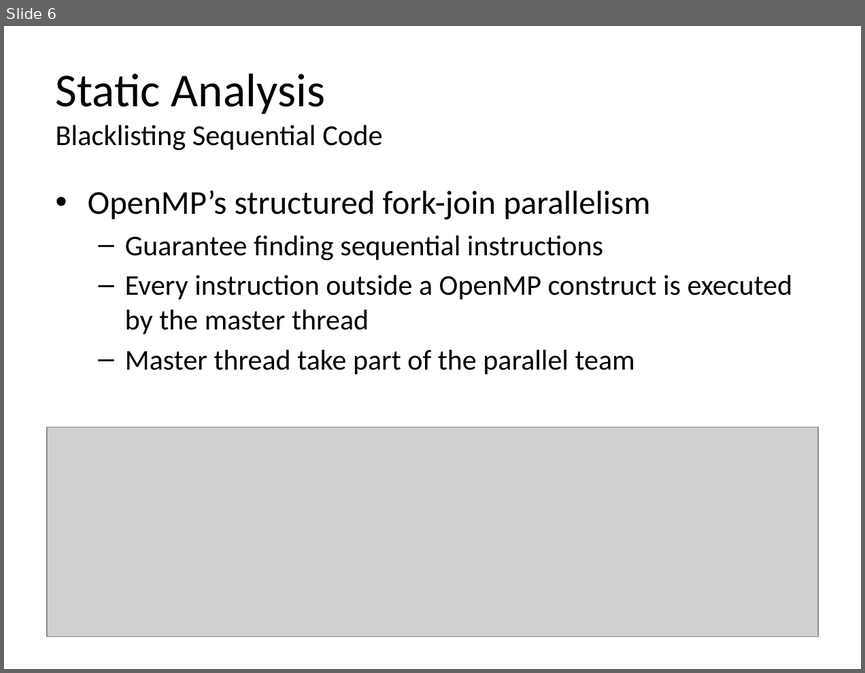
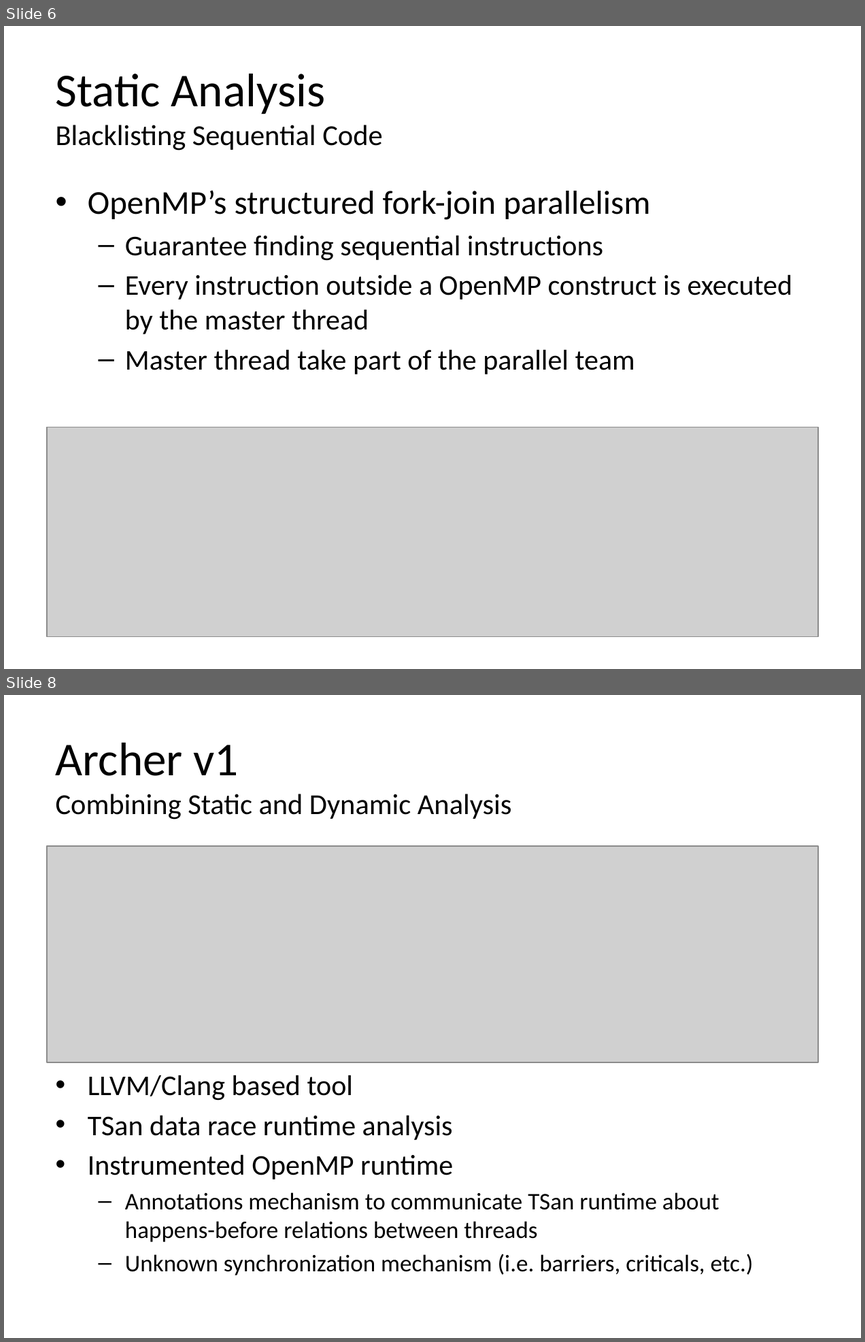
Before and after one commit to simoatze/oral_qualifier, a slide deck: presentation/presentation.pptx. Shown one above the other, each under a label of ours: slide 6 before the commit, slides 6 and 8 after it; the slides between them are not shown. The pictures are 865x673 and 865x1342 pixels, drawn with LibreOffice and Linux fonts; fonts in the diff are those of the drawing; grey boxes stand for pictures. Boxes give left, top, right and bottom in pixels: in the first picture for what was removed or moved away, otherwise in the second. Text is boxed around its words. In the diff, an @@ line names an element or a change of style, - is before the commit and + after.

Commit message:
Added figures

```diff
--- a/presentation/presentation.pptx
+++ b/presentation/presentation.pptx
@@ slide 8 added at [4, 695, 861, 1338], background #FFFFFF @@
@@ title added at [56, 743, 512, 819], 24.3 pt, text #000000 @@
+Archer v1
+Combining Static and Dynamic Analysis
@@ picture added at [47, 846, 818, 1062] @@
@@ text added at [88, 1074, 753, 1275], 20 pt, text #000000 @@
+• LLVM/Clang based tool
+• TSan data race runtime analysis
+• Instrumented OpenMP runtime
+  – Annotations mechanism to communicate TSan runtime about happens-before relations between threads
+  – Unknown synchronization mechanism (i.e. barriers, criticals, etc.)
```
Also in this commit, not shown: 1 slide changed.
